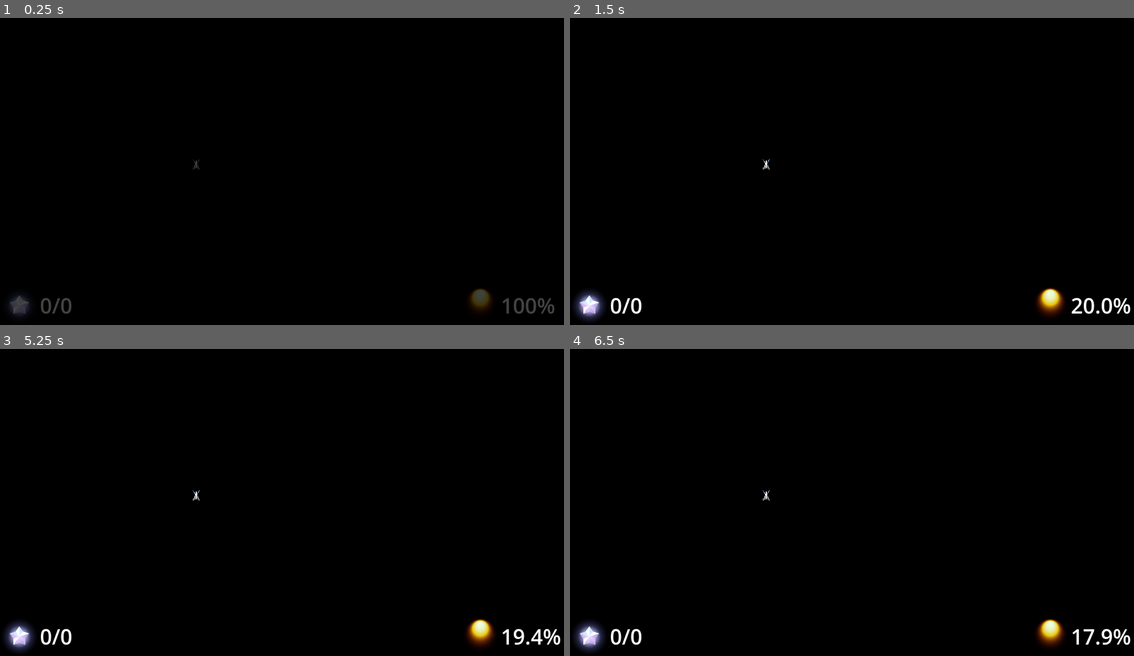
Above: before the commit, frames 1-4 (two rows, left to right).
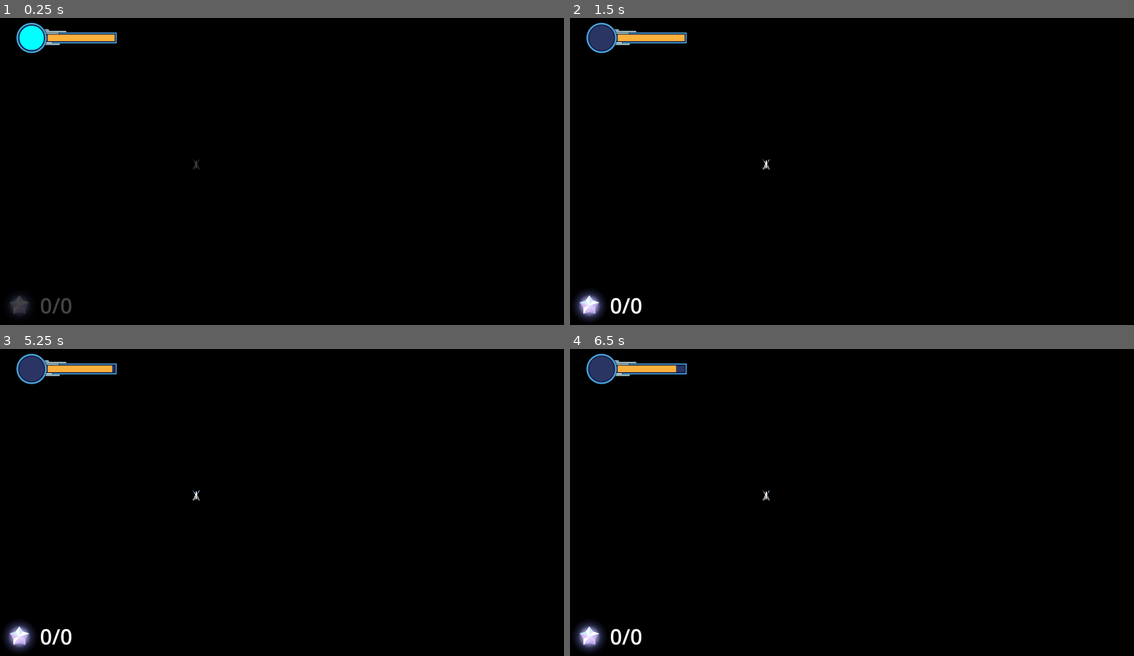
Above: after the commit, the same moments.

Repository: revanj/AstronautAndOrbit
Game: Godot game, scene res://LevelBase.tscn
Same seed, same stepped clock (60 frames per second), same inputs: the game is played once before the commit and once after it.
Inputs (mouse positions are in pixels of both pictures, inside the frame that each line leads up to):
- Up to frame 1 (0.25 s): no input
- Up to frame 2 (1.5 s): move the mouse to (976, 150) at 0.52 s; hold D (thruster_right_turn) 0.53-1.25 s; click (976, 150) at 0.6 s; click (976, 150) at 0.77 s; click (976, 150) at 1.07 s; drag from (739, 183) to (823, 229) at 1.27 s
- Up to frame 3 (5.25 s): tap Enter at 2, 3.5, 5 s; move the mouse to (338, 428) at 2.02 s; hold D (thruster_right_turn) 2.03-2.75 s; click (338, 428) at 2.1 s; tap Space at 2.75, 4.25 s; drag from (253, 560) to (112, 450) at 2.77 s; move the mouse to (451, 545) at 3.52 s; hold A (thruster_left_turn) 3.53-4.25 s; click (451, 545) at 3.6 s; click (451, 545) at 3.77 s; click (451, 545) at 4.07 s; drag from (112, 450) to (197, 419) at 4.27 s; move the mouse to (310, 496) at 5.02 s; hold S (thruster_brake) from 5.03 s (still down); click (310, 496) at 5.1 s
- Up to frame 4 (6.5 s): release S (thruster_brake) at 5.75 s; drag from (767, 419) to (739, 514) at 5.77 s

The runs differ from the first frame. In frame 1, 1.4% of the frame differs, in the area x 2-99%, y 1-97%; in frame 2, 1.6%, in the area x 2-100%, y 1-98%; in frame 3, 1.5%; in frame 4, 1.5%.

Commit message:
Add final fuel meters

Diff:
--- a/GravityObjects/GravityObject.gd
+++ b/GravityObjects/GravityObject.gd
@@ -4,6 +4,12 @@
 
 
 @export var gravity_factor = 100000
+@export var texture: Texture2D:
+	set(value):
+		texture = value
+		var sprite = get_node_or_null("Sprite2D")
+		if sprite != null:
+			sprite.texture = value
 
 @export var effect_radius: float = 100 :
 	set(value):
--- a/GravityObjects/Star.tscn
+++ b/GravityObjects/Star.tscn
@@ -1,7 +1,7 @@
 [gd_scene load_steps=4 format=3 uid="uid://b160ih64nd20k"]
 
 [ext_resource type="Script" path="res://GravityObjects/GravityObject.gd" id="1_kfwey"]
-[ext_resource type="Texture2D" uid="uid://b6tmw15kmlkle" path="res://Art/StarBlue.svg" id="2_y02pq"]
+[ext_resource type="Texture2D" uid="uid://dwg1lrk0hp2sh" path="res://Art/StarWhite.svg" id="2_mrqyg"]
 
 [sub_resource type="CircleShape2D" id="CircleShape2D_d0nn2"]
 radius = 33.1361
@@ -9,6 +9,7 @@
 [node name="Star" type="Area2D" groups=["gravity_objects", "stars"]]
 script = ExtResource("1_kfwey")
 gravity_factor = 10000000
+texture = ExtResource("2_mrqyg")
 
 [node name="CollisionShape2D" type="CollisionShape2D" parent="."]
 shape = SubResource("CircleShape2D_d0nn2")
@@ -16,6 +17,6 @@
 
 [node name="Sprite2D" type="Sprite2D" parent="."]
 scale = Vector2(0.415174, 0.415174)
-texture = ExtResource("2_y02pq")
+texture = ExtResource("2_mrqyg")
 
 [connection signal="body_entered" from="." to="." method="_on_body_entered"]
--- a/Level.gd
+++ b/Level.gd
@@ -12,6 +12,10 @@
 	GameManager.find_current_level()
 
 	spaceship.fuel_changed.connect(ui._on_spaceship_fuel_changed)
+	spaceship.big_jump_fuel_changed.connect(ui._on_spaceship_big_jump_fuel_changed)
+
+	spaceship.emit_signal("big_jump_fuel_changed", spaceship.big_jump_fuel)
+	spaceship.emit_signal("fuel_changed", spaceship.fuel_meter)
 
 	ui.total_crystals = len(crystals)
 	ui.update_crystal_label()
--- a/Levels/Level1/Level1Test.tscn
+++ /dev/null
@@ -1,37 +0,0 @@
-[gd_scene load_steps=4 format=3 uid="uid://c0a1c3yaxmk7q"]
-
-[ext_resource type="PackedScene" uid="uid://w6gs4ljwad72" path="res://LevelBase.tscn" id="1_eosui"]
-[ext_resource type="PackedScene" uid="uid://b160ih64nd20k" path="res://GravityObjects/Star.tscn" id="2_jetay"]
-[ext_resource type="PackedScene" uid="uid://co8brsgf1hgks" path="res://EnergyStar.tscn" id="3_31kje"]
-
-[node name="LevelBase" instance=ExtResource("1_eosui")]
-
-[node name="Spaceship" parent="." index="0"]
-position = Vector2(-770, 448)
-
-[node name="Star" parent="Stars" index="0" instance=ExtResource("2_jetay")]
-position = Vector2(169, -157)
-effect_radius = 350.0
-
-[node name="Star2" parent="Stars" index="1" instance=ExtResource("2_jetay")]
-position = Vector2(451, 209)
-effect_radius = 350.0
-
-[node name="Star3" parent="Stars" index="2" instance=ExtResource("2_jetay")]
-position = Vector2(-586, 267)
-effect_radius = 350.0
-
-[node name="EnergyCrystal" parent="Crystals" index="0" instance=ExtResource("3_31kje")]
-position = Vector2(386, -227)
-
-[node name="EnergyCrystal2" parent="Crystals" index="1" instance=ExtResource("3_31kje")]
-position = Vector2(256, -374)
-
-[node name="EnergyCrystal3" parent="Crystals" index="2" instance=ExtResource("3_31kje")]
-position = Vector2(72, -353)
-
-[node name="EnergyCrystal4" parent="Crystals" index="3" instance=ExtResource("3_31kje")]
-position = Vector2(550, -8)
-
-[node name="EnergyCrystal5" parent="Crystals" index="4" instance=ExtResource("3_31kje")]
-position = Vector2(691, 242)
--- a/Levels/Level2/Level2Test.tscn
+++ /dev/null
@@ -1,38 +0,0 @@
-[gd_scene load_steps=4 format=3 uid="uid://dl8a8sgtugnlg"]
-
-[ext_resource type="PackedScene" uid="uid://w6gs4ljwad72" path="res://LevelBase.tscn" id="1_gepwg"]
-[ext_resource type="PackedScene" uid="uid://b160ih64nd20k" path="res://GravityObjects/Star.tscn" id="2_shwmu"]
-[ext_resource type="PackedScene" uid="uid://co8brsgf1hgks" path="res://EnergyStar.tscn" id="3_t4cn1"]
-
-[node name="LevelBase" instance=ExtResource("1_gepwg")]
-
-[node name="Spaceship" parent="." index="0"]
-position = Vector2(-593, 203)
-starting_velocity = 680.0
-
-[node name="Star" parent="Stars" index="0" instance=ExtResource("2_shwmu")]
-position = Vector2(169, -157)
-effect_radius = 350.0
-
-[node name="Star3" parent="Stars" index="1" instance=ExtResource("2_shwmu")]
-position = Vector2(-412, 184)
-effect_radius = 350.0
-
-[node name="Star2" parent="Stars" index="2" instance=ExtResource("2_shwmu")]
-position = Vector2(451, 209)
-effect_radius = 350.0
-
-[node name="EnergyCrystal" parent="Crystals" index="0" instance=ExtResource("3_t4cn1")]
-position = Vector2(386, -227)
-
-[node name="EnergyCrystal2" parent="Crystals" index="1" instance=ExtResource("3_t4cn1")]
-position = Vector2(256, -374)
-
-[node name="EnergyCrystal3" parent="Crystals" index="2" instance=ExtResource("3_t4cn1")]
-position = Vector2(72, -353)
-
-[node name="EnergyCrystal4" parent="Crystals" index="3" instance=ExtResource("3_t4cn1")]
-position = Vector2(550, -8)
-
-[node name="EnergyCrystal5" parent="Crystals" index="4" instance=ExtResource("3_t4cn1")]
-position = Vector2(691, 242)
--- a/Spaceship.gd
+++ b/Spaceship.gd
@@ -19,6 +19,7 @@
 }
 
 signal fuel_changed
+signal big_jump_fuel_changed
 
 var input_state = InputState.Normal
 
@@ -35,13 +36,11 @@
 var drag_start_position: Vector2
 var max_jump_speed = 500
 
-var fuel_decrease_amount = 0.1
-var big_jump_fuel_amount = 40
+var fuel_decrease_amount = 0.6
+var big_jump_fuel_amount = 30
 
-@export var starting_fuel:float = 100:
-	set(value):
-		starting_fuel = value
-		fuel_meter = value
+@export var starting_big_jump_fuel = 90
+@export var starting_fuel:float = 100
 
 @onready var star_field = $NavDisplay
 
@@ -56,18 +55,24 @@
 		fuel_meter = value
 		emit_signal("fuel_changed", value)
 
+var big_jump_fuel: float = 90:
+	set(value):
+		big_jump_fuel = value
+		emit_signal("big_jump_fuel_changed", value)
+
 func _ready():
 	star_field.spaceship = self
 	load_velocity(-transform.y * starting_velocity)
+
 	fuel_meter = starting_fuel
-
+	big_jump_fuel = starting_big_jump_fuel
 
 func _physics_process(delta):
 	match input_state:
 		InputState.Normal:
 			spaceship.hide_big_jump_display()
 			if Input.is_action_just_pressed("big_jump"):
-				if (fuel_meter > big_jump_fuel_amount):
+				if (big_jump_fuel >= big_jump_fuel_amount):
 					cache_spaceship_velocity = spaceship.velocity
 					drag_start_position = get_global_mouse_position()
 					spaceship.velocity = Vector2.ZERO
@@ -104,7 +109,7 @@
 				input_state = InputState.Normal
 
 			if Input.is_action_just_released("big_jump"):
-				fuel_meter -= big_jump_fuel_amount
+				big_jump_fuel -= big_jump_fuel_amount
 				if mouse_velocity.length() > 10:
 					spaceship.load_velocity(mouse_velocity)
 					spaceship.show_big_jump_flame()
--- a/Spaceship/NavDisplay.gd
+++ b/Spaceship/NavDisplay.gd
@@ -88,7 +88,6 @@
 		stars = get_tree().get_nodes_in_group("gravity_objects")
 		var spaceship:Spaceship = get_parent()
 		var calculating_velocity = -spaceship.transform.y * spaceship.starting_velocity
-		print( -spaceship.transform.y * spaceship.starting_velocity)
 		trajectory_data = get_trajectory(
 			spaceship.global_position,
 			calculating_velocity, 200, 1.0/30.0, 10)
--- /dev/null
+++ b/TestLevels/TestMultipleSlingshot.tscn
@@ -0,0 +1,38 @@
+[gd_scene load_steps=4 format=3 uid="uid://dl8a8sgtugnlg"]
+
+[ext_resource type="PackedScene" uid="uid://w6gs4ljwad72" path="res://LevelBase.tscn" id="1_rhlwq"]
+[ext_resource type="PackedScene" uid="uid://b160ih64nd20k" path="res://GravityObjects/Star.tscn" id="2_or21u"]
+[ext_resource type="PackedScene" uid="uid://co8brsgf1hgks" path="res://EnergyStar.tscn" id="3_6xmbc"]
+
+[node name="LevelBase" instance=ExtResource("1_rhlwq")]
+
+[node name="Spaceship" parent="." index="0"]
+position = Vector2(-593, 203)
+starting_velocity = 680.0
+
+[node name="Star" parent="Stars" index="0" instance=ExtResource("2_or21u")]
+position = Vector2(169, -157)
+effect_radius = 350.0
+
+[node name="Star3" parent="Stars" index="1" instance=ExtResource("2_or21u")]
+position = Vector2(-412, 184)
+effect_radius = 350.0
+
+[node name="Star2" parent="Stars" index="2" instance=ExtResource("2_or21u")]
+position = Vector2(451, 209)
+effect_radius = 350.0
+
+[node name="EnergyCrystal" parent="Crystals" index="0" instance=ExtResource("3_6xmbc")]
+position = Vector2(386, -227)
+
+[node name="EnergyCrystal2" parent="Crystals" index="1" instance=ExtResource("3_6xmbc")]
+position = Vector2(256, -374)
+
+[node name="EnergyCrystal3" parent="Crystals" index="2" instance=ExtResource("3_6xmbc")]
+position = Vector2(72, -353)
+
+[node name="EnergyCrystal4" parent="Crystals" index="3" instance=ExtResource("3_6xmbc")]
+position = Vector2(550, -8)
+
+[node name="EnergyCrystal5" parent="Crystals" index="4" instance=ExtResource("3_6xmbc")]
+position = Vector2(691, 242)
--- a/TestLevels/TestOrbitalCorrection.tscn
+++ b/TestLevels/TestOrbitalCorrection.tscn
@@ -8,7 +8,7 @@
 
 [node name="Spaceship" parent="." index="0"]
 position = Vector2(-158, -7)
-starting_fuel = 30.0
+starting_big_jump_fuel = 0
 starting_velocity = 633.335
 
 [node name="Star" parent="Stars" index="0" instance=ExtResource("2_g6v8c")]
--- /dev/null
+++ b/TestLevels/TestSimpleSlingshot.tscn
@@ -0,0 +1,28 @@
+[gd_scene load_steps=4 format=3 uid="uid://c0a1c3yaxmk7q"]
+
+[ext_resource type="PackedScene" uid="uid://w6gs4ljwad72" path="res://LevelBase.tscn" id="1_73wph"]
+[ext_resource type="PackedScene" uid="uid://b160ih64nd20k" path="res://GravityObjects/Star.tscn" id="2_t10vf"]
+[ext_resource type="PackedScene" uid="uid://co8brsgf1hgks" path="res://EnergyStar.tscn" id="3_ur5qs"]
+
+[node name="LevelBase" instance=ExtResource("1_73wph")]
+
+[node name="Spaceship" parent="." index="0"]
+position = Vector2(-819, 263)
+starting_velocity = 539.805
+
+[node name="Star" parent="Stars" index="0" instance=ExtResource("2_t10vf")]
+position = Vector2(409, -146)
+effect_radius = 350.0
+
+[node name="Star3" parent="Stars" index="1" instance=ExtResource("2_t10vf")]
+position = Vector2(-586, 267)
+effect_radius = 350.0
+
+[node name="EnergyCrystal" parent="Crystals" index="0" instance=ExtResource("3_ur5qs")]
+position = Vector2(538, 13)
+
+[node name="EnergyCrystal2" parent="Crystals" index="1" instance=ExtResource("3_ur5qs")]
+position = Vector2(587, -222)
+
+[node name="EnergyCrystal3" parent="Crystals" index="2" instance=ExtResource("3_ur5qs")]
+position = Vector2(395, -346)
--- a/UI.gd
+++ b/UI.gd
@@ -4,7 +4,8 @@
 var crystals_collected = 0
 var total_crystals = 0
 @onready var crystal_label:Label = $CrystalCollect/Label
-@onready var fuel_label:Label = $FuelMeter/Label
+@onready var fuel_progress_bar = $FuelMeter/FuelProgress
+@onready var big_jump_fuel_progress = $FuelMeter/BigJumpProgress
 @onready var facade = $Facade
 
 func _ready():
@@ -14,7 +15,10 @@
 	get_tree().current_scene.scene_file_path
 
 func _on_spaceship_fuel_changed(fuel):
-	fuel_label.text = str(fuel).pad_decimals(1) + "%"
+	fuel_progress_bar.value = fuel
+
+func _on_spaceship_big_jump_fuel_changed(fuel):
+	big_jump_fuel_progress.value = fuel
 
 func _on_crystal_collected():
 	crystals_collected += 1
--- a/UI/UI.tscn
+++ b/UI/UI.tscn
@@ -1,9 +1,11 @@
-[gd_scene load_steps=5 format=3 uid="uid://d2docaei0vhfr"]
+[gd_scene load_steps=7 format=3 uid="uid://d2docaei0vhfr"]
 
 [ext_resource type="Script" path="res://UI.gd" id="1_ukvjj"]
 [ext_resource type="PackedScene" uid="uid://blcdi8y5tplqc" path="res://UI/DialogueBox.tscn" id="2_fb0ex"]
 [ext_resource type="PackedScene" uid="uid://cpsqvdopnkhmy" path="res://CrystalCollect.tscn" id="3_d2oqe"]
-[ext_resource type="PackedScene" uid="uid://txudggpx5heu" path="res://UI/FuelMeter.tscn" id="4_84e7l"]
+[ext_resource type="Texture2D" uid="uid://dun23vxn2v24p" path="res://Art/FuelBar.png" id="4_w1uil"]
+[ext_resource type="Texture2D" uid="uid://bjd204jsv3y07" path="res://Art/FuelBarRoundFill.png" id="5_0wgu0"]
+[ext_resource type="Texture2D" uid="uid://dy0ohkdf3i38c" path="res://Art/FuelBarFill.png" id="6_fbtm0"]
 
 [node name="UI" type="CanvasLayer"]
 script = ExtResource("1_ukvjj")
@@ -13,8 +15,6 @@
 
 [node name="CrystalCollect" parent="." instance=ExtResource("3_d2oqe")]
 
-[node name="FuelMeter" parent="." instance=ExtResource("4_84e7l")]
-
 [node name="Facade" type="ColorRect" parent="."]
 visible = false
 anchors_preset = 15
@@ -23,3 +23,30 @@
 grow_horizontal = 2
 grow_vertical = 2
 color = Color(0, 0, 0, 0)
+
+[node name="FuelMeter" type="TextureRect" parent="."]
+offset_left = 54.0
+offset_top = 49.0
+offset_right = 399.0
+offset_bottom = 155.0
+texture = ExtResource("4_w1uil")
+
+[node name="FuelProgress" type="TextureProgressBar" parent="FuelMeter"]
+layout_mode = 0
+offset_left = 108.0
+offset_top = 41.0
+offset_right = 337.0
+offset_bottom = 81.0
+value = 100.0
+texture_progress = ExtResource("6_fbtm0")
+
+[node name="BigJumpProgress" type="TextureProgressBar" parent="FuelMeter"]
+layout_mode = 0
+offset_left = 12.0
+offset_top = 11.0
+offset_right = 95.0
+offset_bottom = 94.0
+max_value = 90.0
+value = 90.0
+fill_mode = 3
+texture_progress = ExtResource("5_0wgu0")
Binary file added: Art/FuelBar.png
Not shown, added: Art/FuelBar.png.import
Binary file added: Art/FuelBarFill.png
Not shown, added: Art/FuelBarFill.png.import
Binary file added: Art/FuelBarRoundFill.png
Not shown, added: Art/FuelBarRoundFill.png.import
Not shown, added: Art/FuelBarRoundFill.png~
